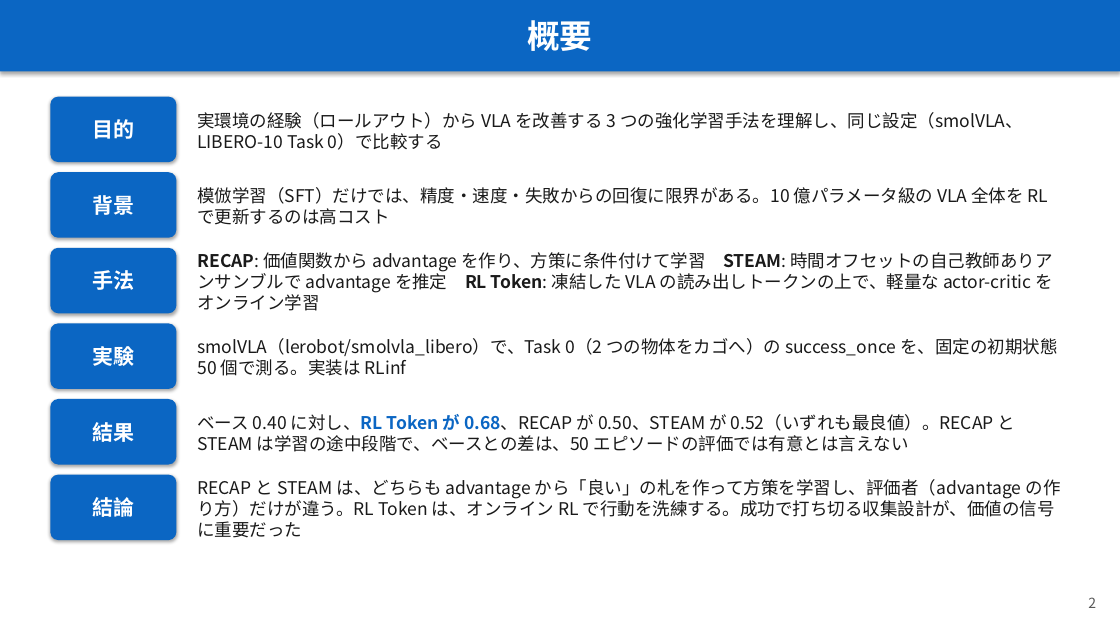
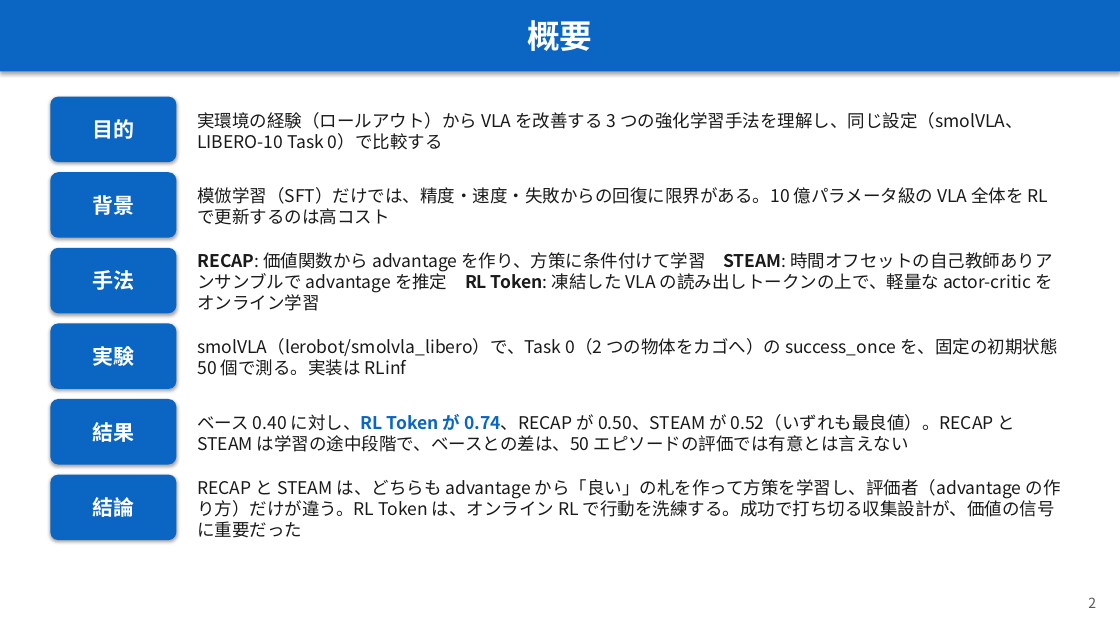
Before and after one commit to Junhand/libero_RL, a slide deck: slide 2 of docs/RECAP_STEAM_RLToken.pptx. Drawn at 1120x630 pixels with LibreOffice and Linux fonts; fonts in the diff are those of the drawing. Boxes give left, top, right and bottom in pixels: in the first picture for what was removed or moved away, otherwise in the second. Text is boxed around its words. In the diff, an @@ line names an element or a change of style, - is before the commit and + after.

```diff
--- a/docs/RECAP_STEAM_RLToken.pptx
+++ b/docs/RECAP_STEAM_RLToken.pptx
@@ text at <box>197,414,1015,452</box>: text changed @@
-ベース 0.40 に対し、RL Token が 0.68、RECAP が 0.50、STEAM が 0.52（いずれも最良値）。RECAP と STEAM は学習の途中段階で、ベースとの差は、50 エピソードの評価では有意とは言えない
+ベース 0.40 に対し、RL Token が 0.74、RECAP が 0.50、STEAM が 0.52（いずれも最良値）。RECAP と STEAM は学習の途中段階で、ベースとの差は、50 エピソードの評価では有意とは言えない
```
Also in this commit, not shown: 8 other slides changed, 1 other file.
